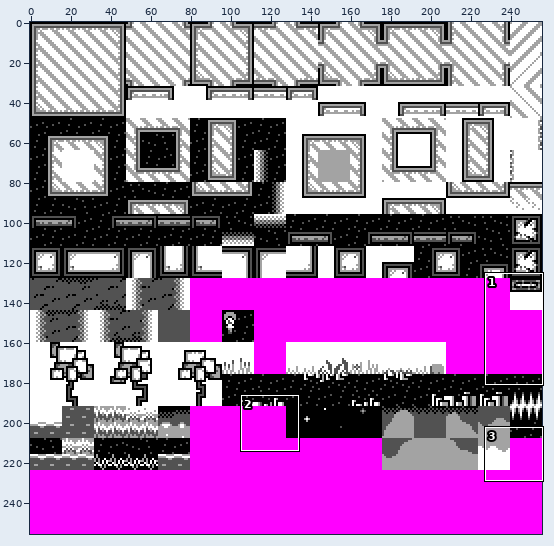
Sprite sheet -- data/blocks.def.png. The picture above shows the old version from afar; the outline marks the close-up.
Close-up. Earlier state:
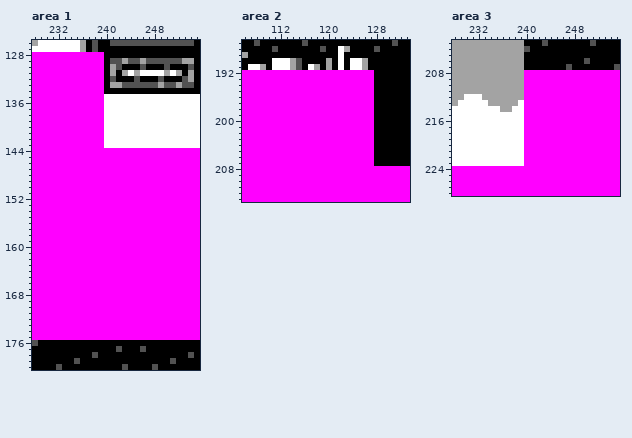
The file is 256x256 pixels. Shown: area 1: x 228..255, y 126..180; area 2: x 106..133, y 187..213; area 3: x 228..255, y 203..228.
After:
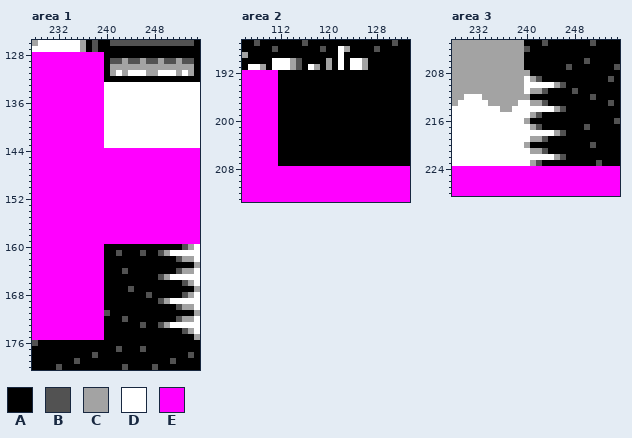
Palette (. is transparent): A #000000  B #525252  C #a3a3a3  D #ffffff  E #ff00ff
Edits made:
--- area 1
@@ x 238..255 @@
 128 EEAAAAAAAAAAAAAAAA
-129 EEABBCBBCBBBBBBCCA
-130 EEACBAAABAAABAAABA
-131 EEACACDCDDDDCDCACA
-132 EEABAAABAAABAAABCA
-133 EEACCBBBBBBCBBCBBA
-134 EEAAAAAAAAAAAAAAAA
+129 EEABBCBBCBBCBBCBBA
+130 EEACCCCCCCCCCCCCCA
+131 EEACDCDDDCCDDDCDCA
+132 EEAAAAAAAAAAAAAAAA
+133 EEDDDDDDDDDDDDDDDD
+134 EEDDDDDDDDDDDDDDDD
 135 EEDDDDDDDDDDDDDDDD
@@ x 238..255 @@
 159 EEEEEEEEEEEEEEEEEE
-160 EEEEEEEEEEEEEEEEEE
-161 EEEEEEEEEEEEEEEEEE
-162 EEEEEEEEEEEEEEEEEE
-163 EEEEEEEEEEEEEEEEEE
-164 EEEEEEEEEEEEEEEEEE
-165 EEEEEEEEEEEEEEEEEE
-166 EEEEEEEEEEEEEEEEEE
-167 EEEEEEEEEEEEEEEEEE
-168 EEEEEEEEEEEEEEEEEE
-169 EEEEEEEEEEEEEEEEEE
-170 EEEEEEEEEEEEEEEEEE
-171 EEEEEEEEEEEEEEEEEE
-172 EEEEEEEEEEEEEEEEEE
-173 EEEEEEEEEEEEEEEEEE
-174 EEEEEEEEEEEEEEEEEE
-175 EEEEEEEEEEEEEEEEEE
+160 EEAAAAAAAAAAAAABCD
+161 EEAABAAABAABCDDDDD
+162 EEAAAAAAAAAAAABCCD
+163 EEAAAAAAAAAAAAAAAC
+164 EEAAABAAAAAAAABCCD
+165 EEAAAAAAAAABCDDDDD
+166 EEAAAAAAAAAAAAABCD
+167 EEAAAABAAAAAAAAAAC
+168 EEAAAAAAABAAAAABCD
+169 EEAAAAAAAAABCDDDDD
+170 EEAAAAAAAAAAAABCCD
+171 EEBAAAAAAAAAAAAAAC
+172 EEAAABAAAAAAAABCCD
+173 EEAAAAAABAABCDDDDD
+174 EEAAAAAAAAAAAAABCD
+175 EEAAAAAAAAAAAAAAAC
 176 AAAAAAAAAAAAAAAAAA
--- area 2
@@ x 106..133 @@
 191 ADDCADDDCBADCACADADDCAAAAAAA
-192 EEEEEEEEEEEEEEEEEEEEEEAAAAAA
-193 EEEEEEEEEEEEEEEEEEEEEEAAAAAA
-194 EEEEEEEEEEEEEEEEEEEEEEAAAAAA
-195 EEEEEEEEEEEEEEEEEEEEEEAAAAAA
-196 EEEEEEEEEEEEEEEEEEEEEEAAAAAA
-197 EEEEEEEEEEEEEEEEEEEEEEAAAAAA
-198 EEEEEEEEEEEEEEEEEEEEEEAAAAAA
-199 EEEEEEEEEEEEEEEEEEEEEEAAAAAA
-200 EEEEEEEEEEEEEEEEEEEEEEAAAAAA
-201 EEEEEEEEEEEEEEEEEEEEEEAAAAAA
-202 EEEEEEEEEEEEEEEEEEEEEEAAAAAA
-203 EEEEEEEEEEEEEEEEEEEEEEAAAAAA
-204 EEEEEEEEEEEEEEEEEEEEEEAAAAAA
-205 EEEEEEEEEEEEEEEEEEEEEEAAAAAA
-206 EEEEEEEEEEEEEEEEEEEEEEAAAAAA
-207 EEEEEEEEEEEEEEEEEEEEEEAAAAAA
+192 EEEEEEAAAAAAAAAAAAAAAAAAAAAA
+193 EEEEEEAAAAAAAAAAAAAAAAAAAAAA
+194 EEEEEEAAAAAAAAAAAAAAAAAAAAAA
+195 EEEEEEAAAAAAAAAAAAAAAAAAAAAA
+196 EEEEEEAAAAAAAAAAAAAAAAAAAAAA
+197 EEEEEEAAAAAAAAAAAAAAAAAAAAAA
+198 EEEEEEAAAAAAAAAAAAAAAAAAAAAA
+199 EEEEEEAAAAAAAAAAAAAAAAAAAAAA
+200 EEEEEEAAAAAAAAAAAAAAAAAAAAAA
+201 EEEEEEAAAAAAAAAAAAAAAAAAAAAA
+202 EEEEEEAAAAAAAAAAAAAAAAAAAAAA
+203 EEEEEEAAAAAAAAAAAAAAAAAAAAAA
+204 EEEEEEAAAAAAAAAAAAAAAAAAAAAA
+205 EEEEEEAAAAAAAAAAAAAAAAAAAAAA
+206 EEEEEEAAAAAAAAAAAAAAAAAAAAAA
+207 EEEEEEAAAAAAAAAAAAAAAAAAAAAA
 208 EEEEEEEEEEEEEEEEEEEEEEEEEEEE
--- area 3
@@ x 238..255 @@
 207 CCAAAAAAABAAAAAAAB
-208 CCEEEEEEEEEEEEEEEE
-209 CCEEEEEEEEEEEEEEEE
-210 CCEEEEEEEEEEEEEEEE
-211 CCEEEEEEEEEEEEEEEE
-212 CCEEEEEEEEEEEEEEEE
-213 CDEEEEEEEEEEEEEEEE
-214 DDEEEEEEEEEEEEEEEE
-215 DDEEEEEEEEEEEEEEEE
-216 DDEEEEEEEEEEEEEEEE
-217 DDEEEEEEEEEEEEEEEE
-218 DDEEEEEEEEEEEEEEEE
-219 DDEEEEEEEEEEEEEEEE
-220 DDEEEEEEEEEEEEEEEE
-221 DDEEEEEEEEEEEEEEEE
-222 DDEEEEEEEEEEEEEEEE
-223 DDEEEEEEEEEEEEEEEE
+208 CCCAAAAAAAAAAAAAAA
+209 CCDCBAAAAAAAAAAABA
+210 CCDDDDDCBAAAAAAAAA
+211 CCDCCBAAAABAAAAAAA
+212 CCCAAAAAAAAAABAAAA
+213 CDDCCBAAAAAAAAAABA
+214 DDDDDDDCBAAAAAAAAA
+215 DDDCBAAAAAAAAAAAAA
+216 DDCAAAAAAAAAAAAAAB
+217 DDDCBAAAAAAABAAAAA
+218 DDDDDDDCBAAAAAAAAA
+219 DDDCCBAAAAAAAAAAAA
+220 DDCAAAAAAAAAABAAAA
+221 DDDCCBAAAAAAAAAAAA
+222 DDDDDDDCBAAAAAAAAA
+223 DDDCBAAAAAAAAABAAA
 224 EEEEEEEEEEEEEEEEEE
